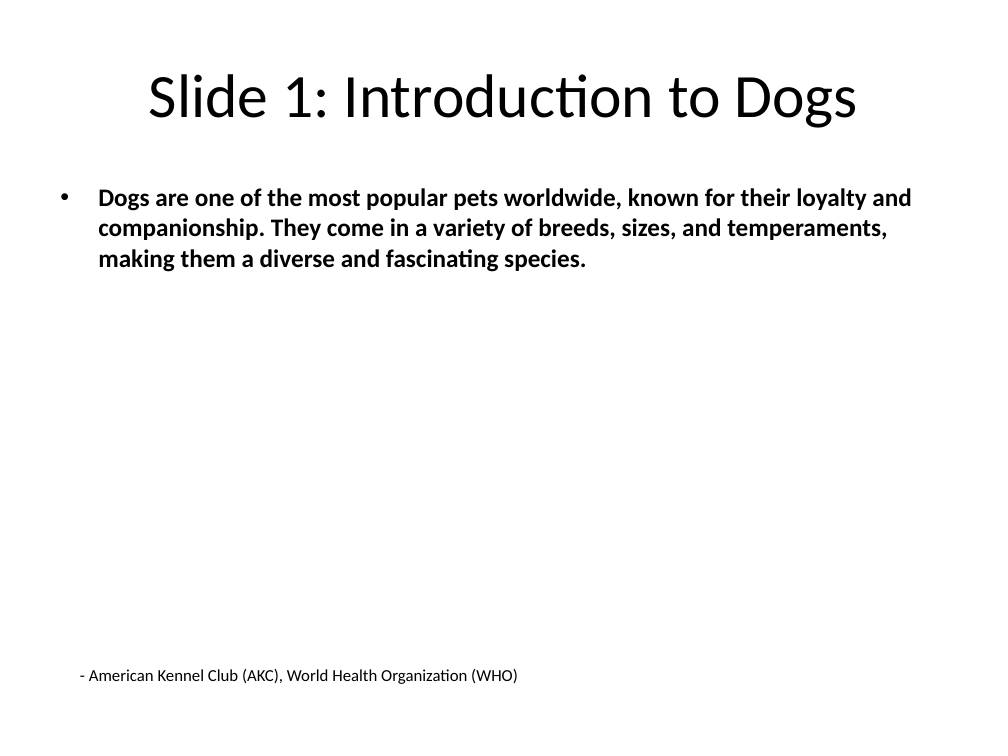
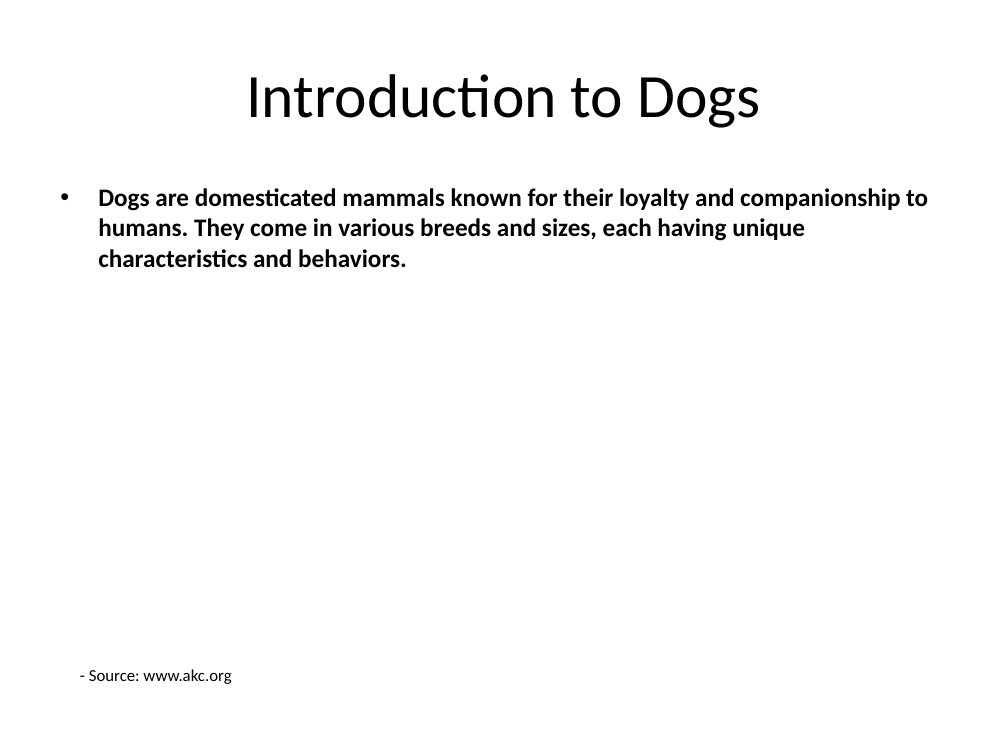
Before and after one commit to infrasvc-magang/test, a slide deck: slide 2 of backend/project/PPTX/Dog_presentation.pptx. Drawn at 1008x756 pixels with LibreOffice and Linux fonts; fonts in the diff are those of the drawing. Boxes give left, top, right and bottom in pixels: in the first picture for what was removed or moved away, otherwise in the second. Text is boxed around its words. In the diff, an @@ line names an element or a change of style, - is before the commit and + after.

```diff
--- a/backend/project/PPTX/Dog_presentation.pptx
+++ b/backend/project/PPTX/Dog_presentation.pptx
@@ title at box(246, 74, 760, 128): text changed @@
-Slide 1: Introduction to Dogs
+Introduction to Dogs
@@ text at box(98, 188, 928, 268): text changed @@
-• Dogs are one of the most popular pets worldwide, known for their loyalty and companionship. They come in a variety of breeds, sizes, and temperaments, making them a diverse and fascinating species.
+• Dogs are domesticated mammals known for their loyalty and companionship to humans. They come in various breeds and sizes, each having unique characteristics and behaviors.
@@ text at box(89, 669, 231, 684): text changed @@
-- American Kennel Club (AKC), World Health Organization (WHO)
+- Source: www.akc.org
```
Also in this commit, not shown: 6 other slides changed, 3 slides added, 3 slides removed, 4 other files.
